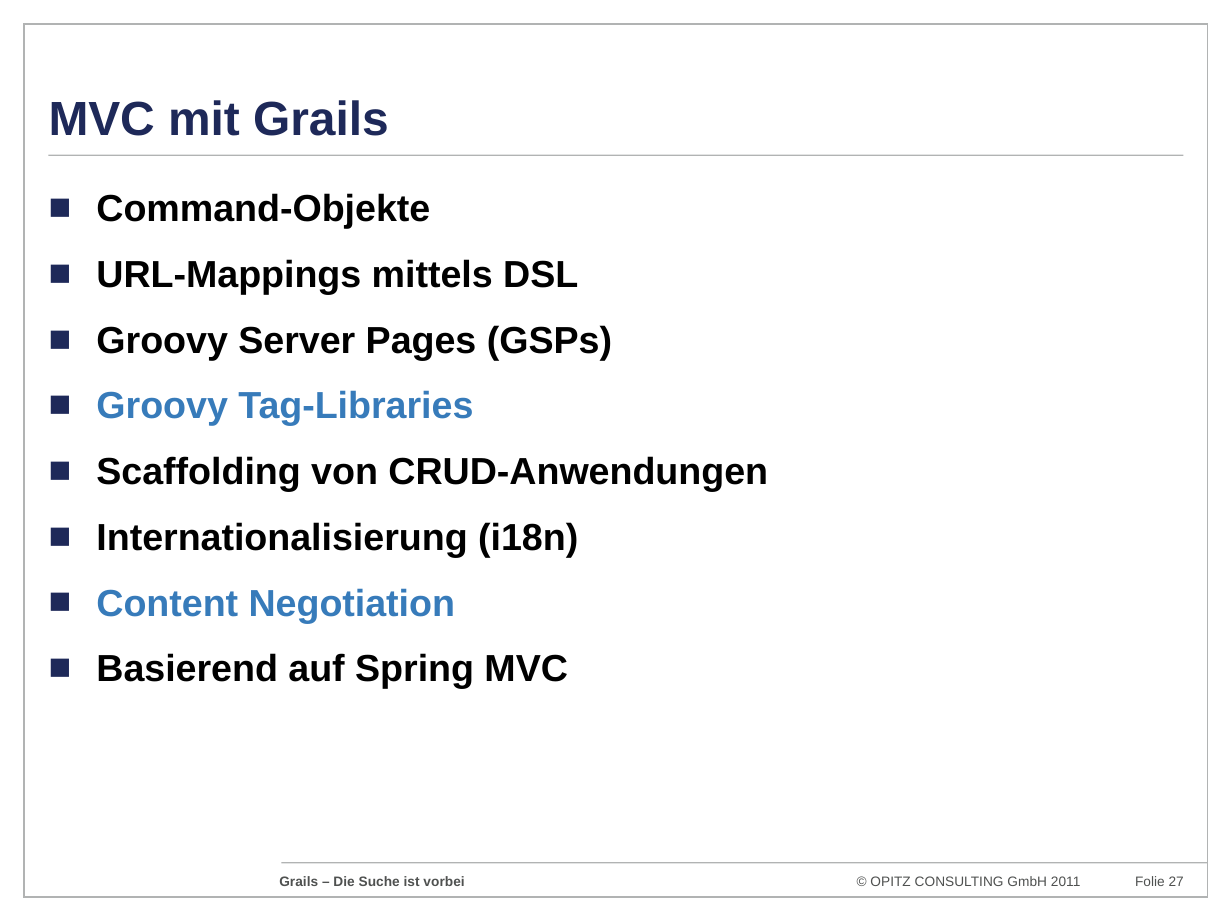
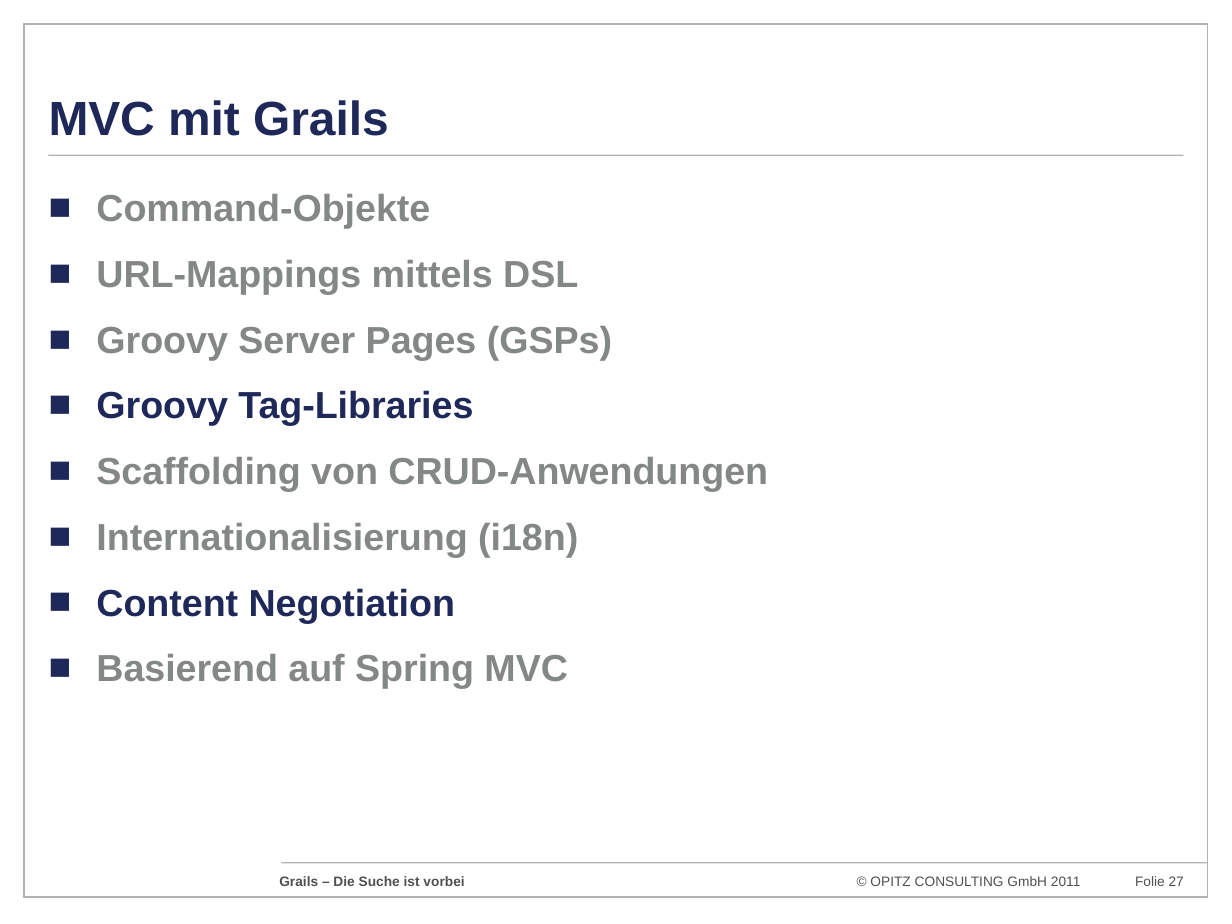
Before and after one commit to codescape/presentations, a slide deck: slide 27 of grails-die-suche-ist-vorbei/grails-doagkonferenz-2011.pptx. Drawn at 1232x924 pixels with LibreOffice and Linux fonts; fonts in the diff are those of the drawing; background and template pictures are left out. Boxes give left, top, right and bottom in pixels: in the first picture for what was removed or moved away, otherwise in the second. Text is boxed around its words. In the diff, an @@ line names an element or a change of style, - is before the commit and + after.

```diff
--- a/grails-die-suche-ist-vorbei/grails-doagkonferenz-2011.pptx
+++ b/grails-die-suche-ist-vorbei/grails-doagkonferenz-2011.pptx
@@ text "Command-Objekte" at [96, 194, 768, 689]: text colour #000000 to #838786 in "Command-Objekte", "URL-Mappings mittels DSL", "Groovy Server Pages (GSPs)", "Scaffolding von CRUD-Anwendungen" and 2 more places; text colour #377BBA to #1E2959 in "Groovy Tag-Libraries", "Content Negotiation" @@
```
Also in this commit, not shown: 12 other slides changed.
